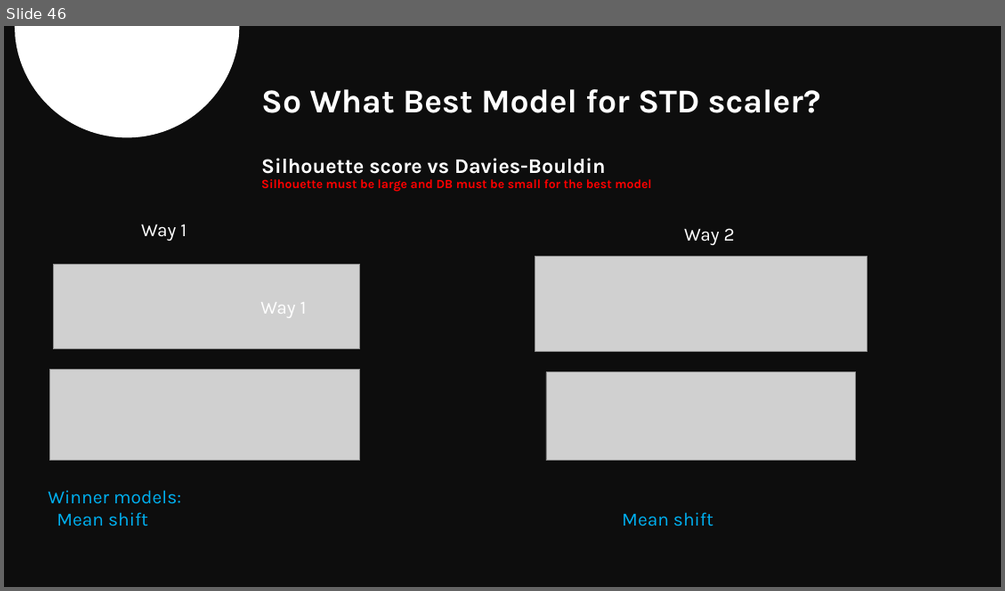
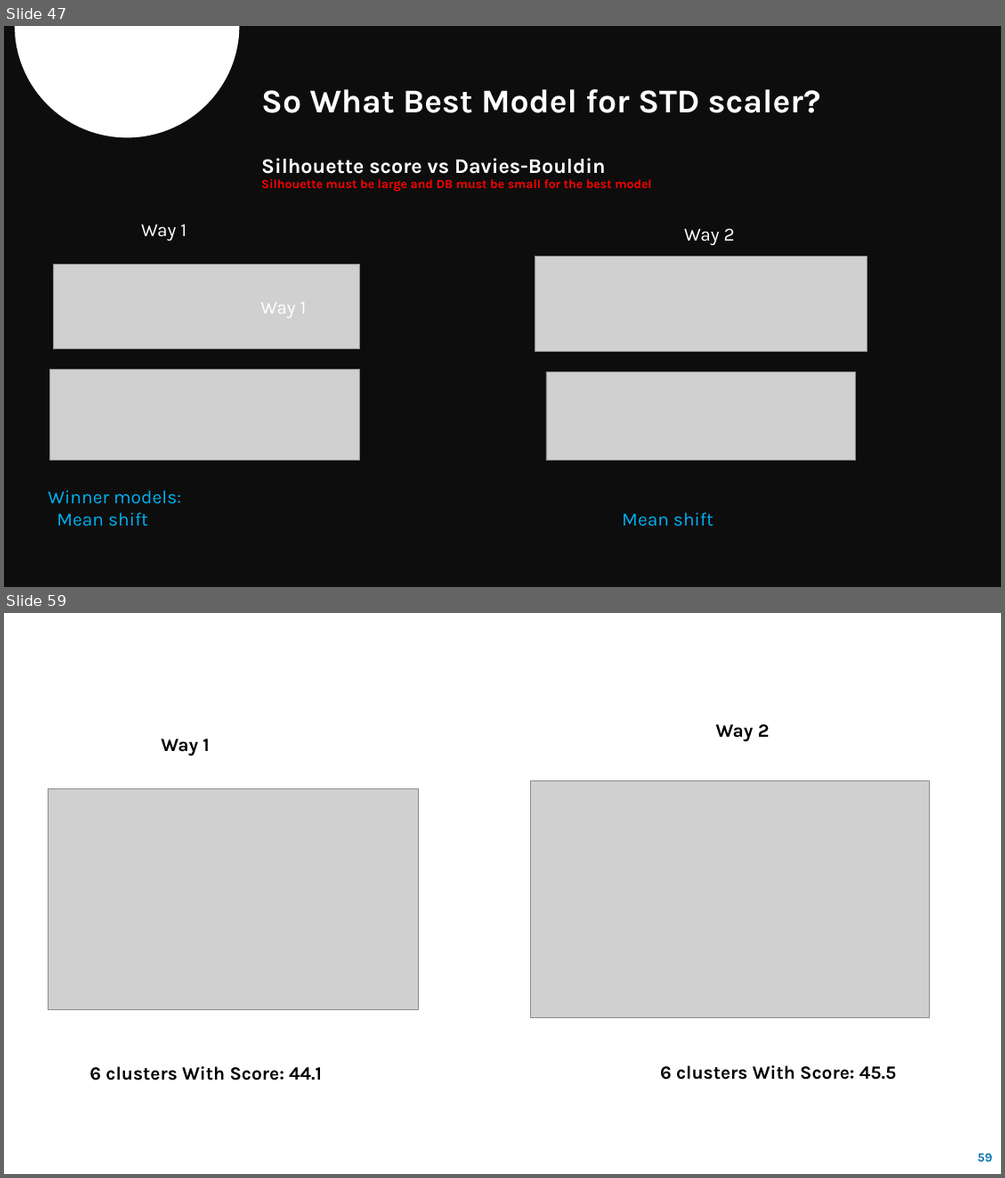
Before and after one commit to Reema-Khaseeb/clustering-credit-card-customer-segmentation, a slide deck: presentation/Credit Card Clustering.pptx. Shown one above the other, each under a label of ours: slide 46 before the commit, slides 47 and 59 after it; the slides between them are not shown. The pictures are 1005x591 and 1005x1178 pixels, drawn with LibreOffice and Linux fonts; fonts in the diff are those of the drawing; grey boxes stand for pictures. Boxes give left, top, right and bottom in pixels: in the first picture for what was removed or moved away, otherwise in the second. Text is boxed around its words. In the diff, an @@ line names an element or a change of style, - is before the commit and + after.

```diff
--- a/presentation/Credit Card Clustering.pptx
+++ b/presentation/Credit Card Clustering.pptx
@@ slide 59 added at (x1=4, y1=613, x2=1001, y2=1174), background #FFFFFF @@
@@ text added at (x1=161, y1=738, x2=209, y2=756), 18 pt, text #000000, bold @@
+Way 1
@@ text added at (x1=716, y1=724, x2=769, y2=742), 18 pt, text #000000, bold @@
+Way 2
@@ picture added at (x1=48, y1=788, x2=418, y2=1009) @@
@@ picture added at (x1=531, y1=780, x2=929, y2=1018) @@
@@ text added at (x1=89, y1=1066, x2=322, y2=1080), 18 pt, text #000000, bold @@
+6 clusters With Score: 44.1
@@ text added at (x1=660, y1=1065, x2=896, y2=1079), 18 pt, text #000000, bold @@
+6 clusters With Score: 45.5
@@ page number added at (x1=978, y1=1152, x2=993, y2=1162), 12 pt, text #0074AF, bold @@
+59
@@ what was slide 46 is now slide 47 @@
```
Also in this commit, not shown: 10 slides changed, 14 other slides added.
